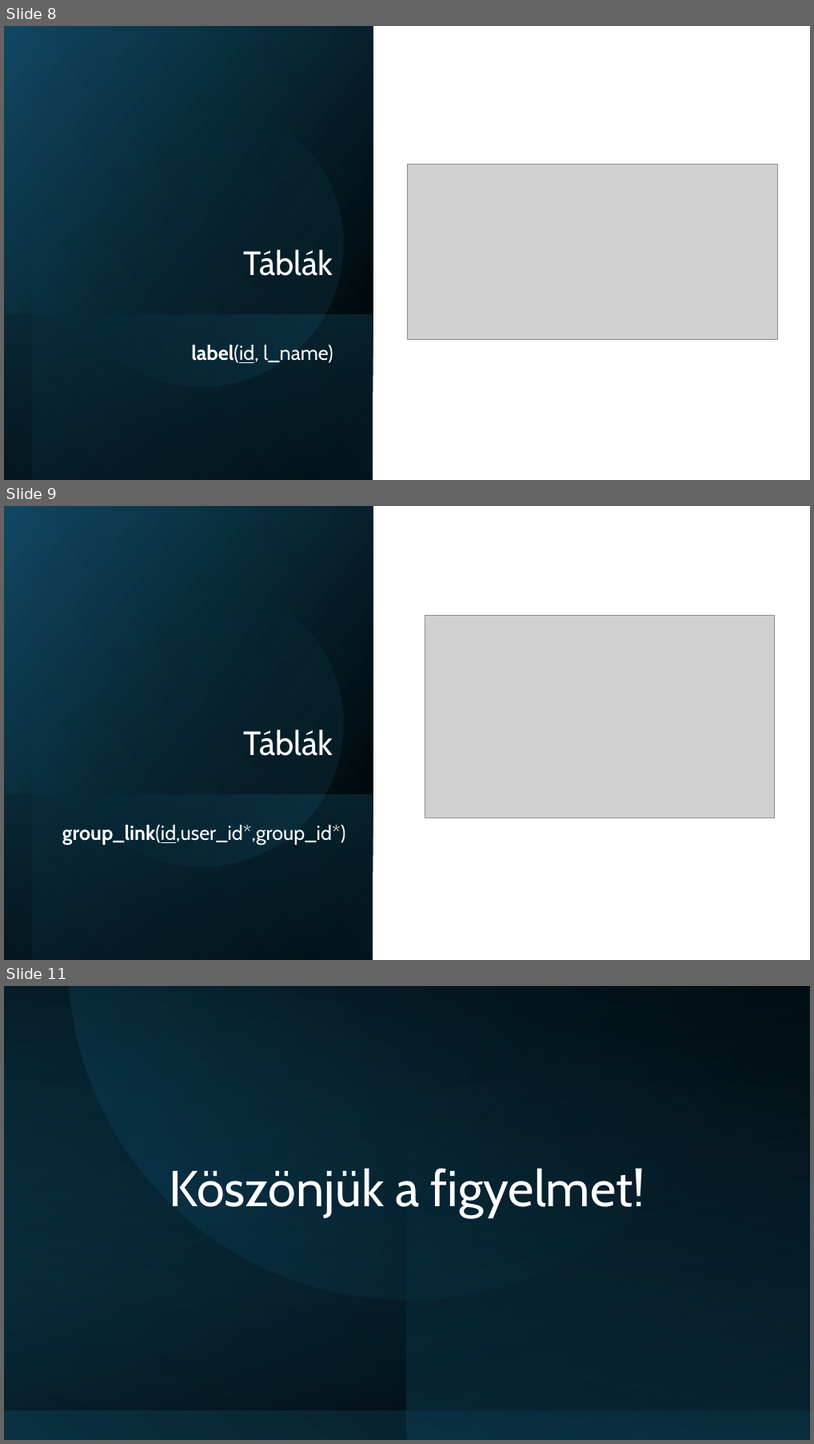
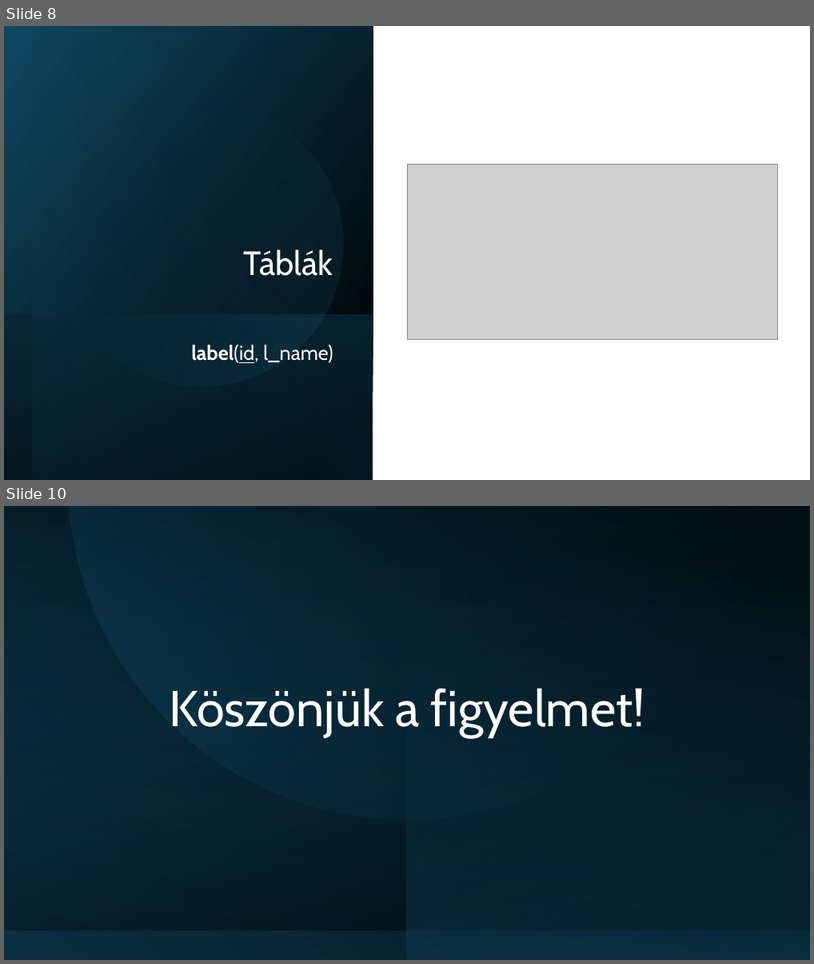
Before and after one commit to SzaboBence1027/QuickTick, a slide deck: To do list.pptx. Shown one above the other, each under a label of ours: slides 8, 9 and 11 before the commit, slides 8 and 10 after it; the slides between them are not shown. The pictures are 814x1444 and 814x964 pixels, drawn with LibreOffice and Linux fonts; fonts in the diff are those of the drawing; grey boxes stand for pictures. Boxes give left, top, right and bottom in pixels: in the first picture for what was removed or moved away, otherwise in the second. Text is boxed around its words. In the diff, an @@ line names an element or a change of style, - is before the commit and + after.

```diff
--- a/To do list.pptx
+++ b/To do list.pptx
@@ slide 9 removed at [4, 506, 810, 960], background #FFFFFF @@
@@ rectangle removed at [4, 506, 373, 960] @@
@@ rectangle removed at [33, 506, 374, 960] @@
@@ ellipse removed at [33, 555, 370, 892] @@
@@ picture removed at [426, 616, 775, 818] @@
@@ title removed at [244, 729, 334, 756] @@
-Táblák
@@ rectangle removed at [4, 794, 373, 960] @@
@@ text removed at [62, 824, 346, 845] @@
-group_link(id,user_id*,group_id*)
@@ what was slide 11 is now slide 10 @@
```
Also in this commit, not shown: 5 slides changed, 1 slide added, 1 other slide removed, 3 other files.
